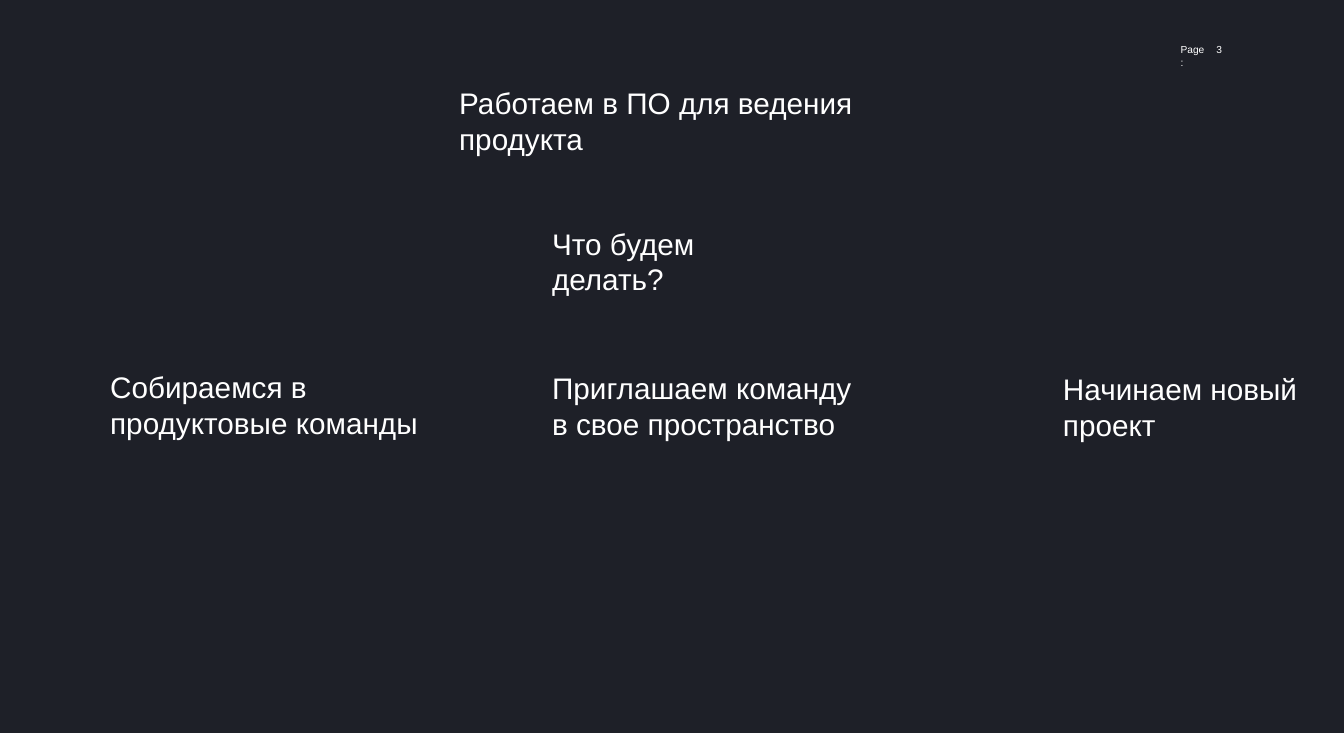
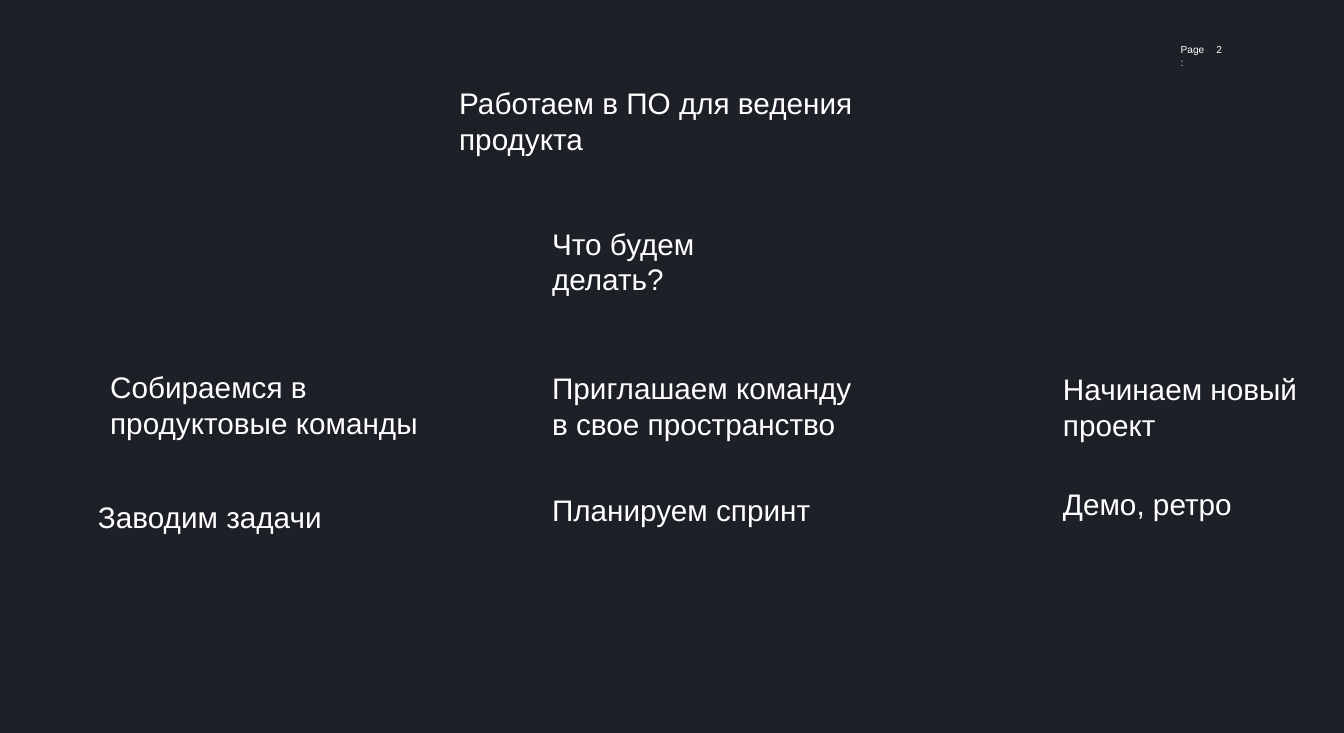
Before and after one commit to abat-voix/project-workshop, a slide deck: slide 2 of docs/мой_семинар/3. Работаем в jira.pptx (slide 3 before the commit). Drawn at 1344x733 pixels with LibreOffice and Linux fonts; fonts in the diff are those of the drawing. Boxes give left, top, right and bottom in pixels: in the first picture for what was removed or moved away, otherwise in the second. Text is boxed around its words. In the diff, an @@ line names an element or a change of style, - is before the commit and + after.

```diff
--- a/docs/мой_семинар/3. Работаем в jira.pptx
+++ b/docs/мой_семинар/3. Работаем в jira.pptx
@@ text added at (98, 507, 321, 534), 35 pt, text #FFFFFF @@
+Заводим задачи
@@ text added at (552, 500, 810, 527), 35 pt, text #FFFFFF @@
+Планируем спринт
@@ text added at (1063, 494, 1232, 520), 35 pt, text #FFFFFF @@
+Демо, ретро
```
Also in this commit, not shown: 1 slide removed, 8 other files.
